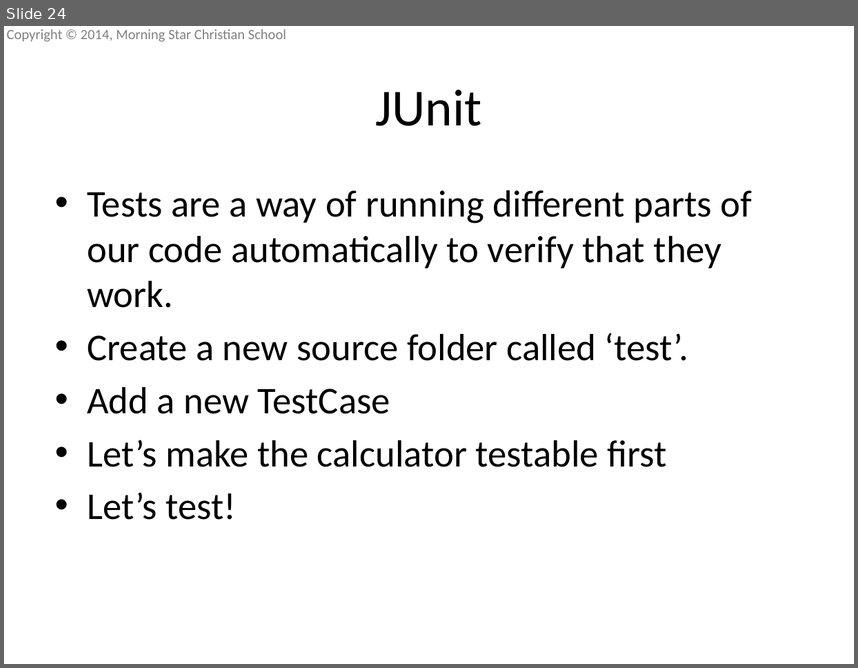
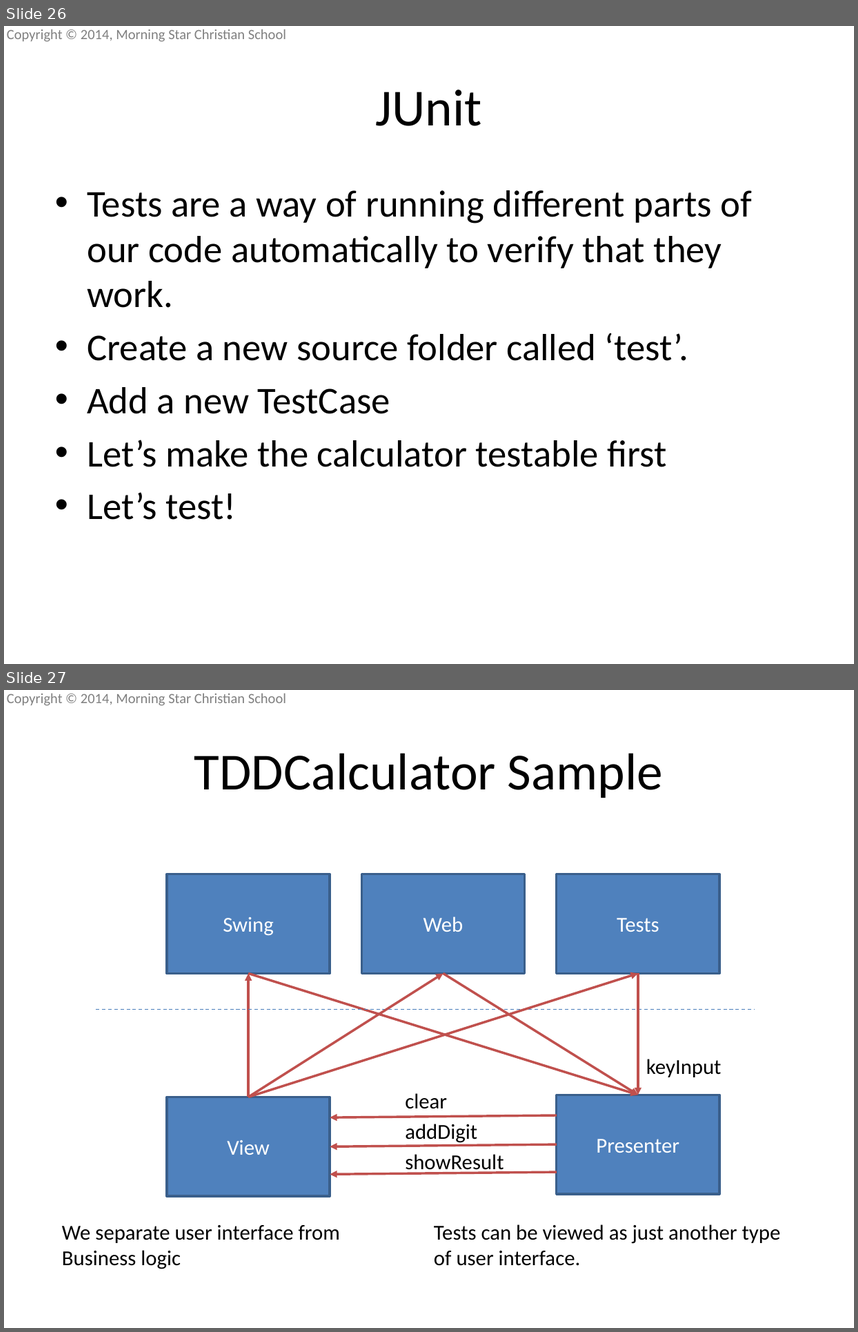
Before and after one commit to mscsbend/presentations, a slide deck: Lesson 3.pptx. Shown one above the other, each under a label of ours: slide 24 before the commit, slides 26 and 27 after it. The pictures are 858x668 and 858x1332 pixels, drawn with LibreOffice and Linux fonts; fonts in the diff are those of the drawing; background and template pictures are left out. Boxes give left, top, right and bottom in pixels: in the first picture for what was removed or moved away, otherwise in the second. Text is boxed around its words. In the diff, an @@ line names an element or a change of style, - is before the commit and + after.

```diff
--- a/Lesson 3.pptx
+++ b/Lesson 3.pptx
@@ slide 27 added at [4,690,854,1328], background picture (left out); not listed: 1 template element that a slide beside it also shows @@
@@ title added at [194,753,663,798], 44 pt, text #000000 @@
+TDDCalculator Sample
@@ rectangle added at [168,874,330,974], fill #4F81BD, outline #3A5F8C 2 pt, 18 pt, text #FFFFFF @@
+Swing
@@ rectangle added at [362,874,525,974], fill #4F81BD, outline #3A5F8C 2 pt, 18 pt, text #FFFFFF @@
+Web
@@ rectangle added at [557,874,720,974], fill #4F81BD, outline #3A5F8C 2 pt, 18 pt, text #FFFFFF @@
+Tests
@@ arrow added from (249, 1096) to (249, 973), #C0504D 2 pt @@
@@ arrow added from (249, 973) to (638, 1094), #C0504D 2 pt @@
@@ arrow added from (249, 1096) to (444, 973), #C0504D 2 pt @@
@@ arrow added from (249, 1096) to (638, 973), #C0504D 2 pt @@
@@ arrow added from (444, 973) to (638, 1094), #C0504D 2 pt @@
@@ arrow added from (638, 973) to (638, 1094), #C0504D 2 pt @@
@@ line added from (96, 1009) to (755, 1009), #4B7EBC 0.75 pt dashed @@
@@ text added at [646,1058,722,1077], 18 pt, text #000000 @@
+keyInput
@@ rectangle added at [168,1096,330,1196], fill #4F81BD, outline #3A5F8C 2 pt, 18 pt, text #FFFFFF @@
+View
@@ text added at [405,1093,447,1109], 18 pt, text #000000 @@
+clear
@@ rectangle added at [557,1094,720,1194], fill #4F81BD, outline #3A5F8C 2 pt, 18 pt, text #FFFFFF @@
+Presenter
@@ arrow added from (557, 1115) to (330, 1118), #C0504D 2 pt @@
@@ text added at [405,1123,477,1144], 18 pt, text #000000 @@
+addDigit
@@ arrow added from (557, 1144) to (330, 1147), #C0504D 2 pt @@
@@ text added at [405,1154,504,1174], 18 pt, text #000000 @@
+showResult
@@ arrow added from (557, 1172) to (330, 1174), #C0504D 2 pt @@
@@ text added at [62,1225,340,1269], 18 pt, text #000000 @@
+We separate user interface from
+Business logic
@@ text added at [434,1224,781,1265], 18 pt, text #000000 @@
+Tests can be viewed as just another type
+of user interface.
@@ what was slide 24 is now slide 26 @@
```
Also in this commit, not shown: 7 slides changed, 7 other slides added.
